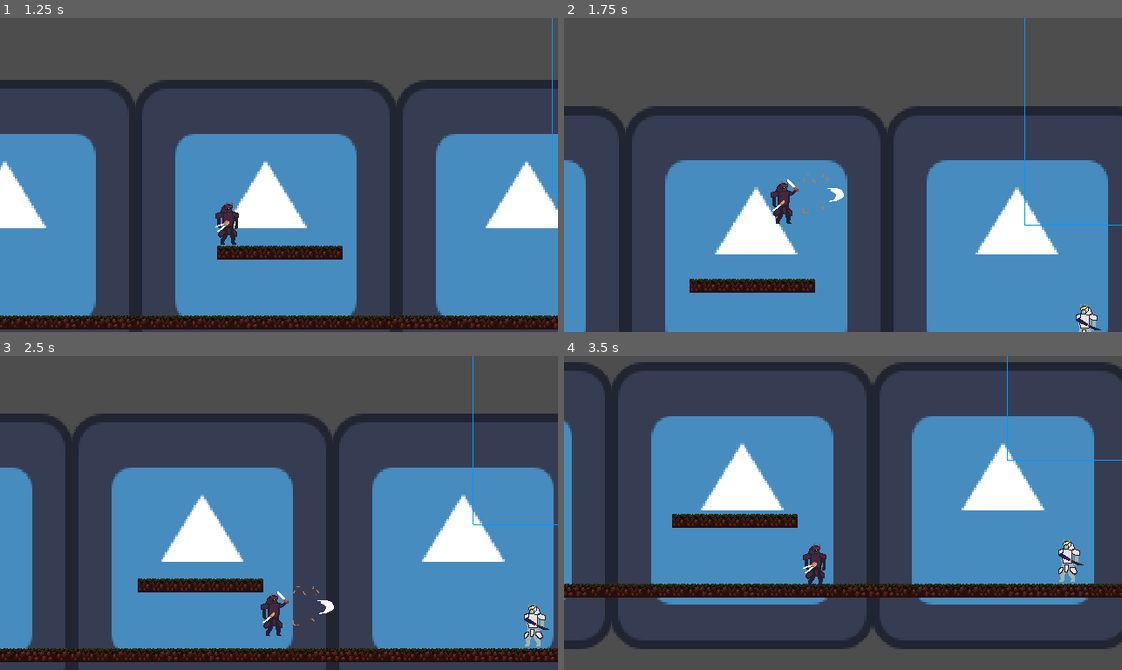
Above: before the commit, frames 1-4 (two rows, left to right).
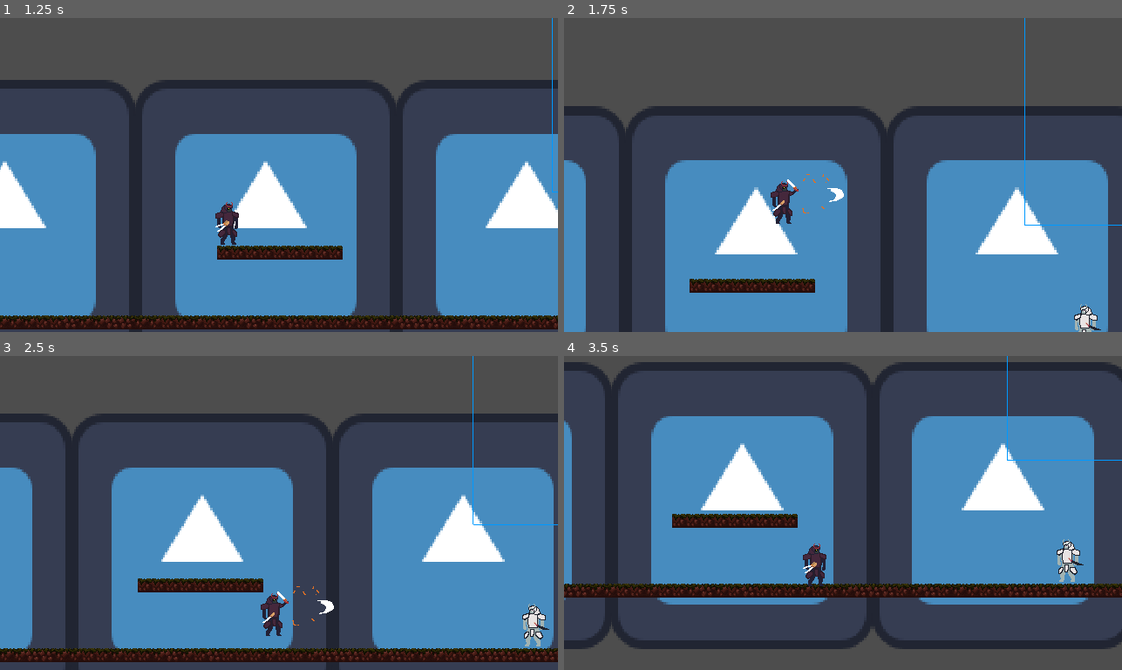
Above: after the commit, the same moments.

Repository: DEFSYDNEY/Yr12SEYearly
Game: Godot game, scene res://Levels/test_level.tscn
The game is run twice, just before and just after one commit, with the same random seed, the same clock (stepped at 60 frames per second) and the same inputs. The engine's default icon, where the game draws it, is replaced by a stand-in: a white triangle on a blue panel in a dark square.
Inputs (mouse positions are in pixels of both pictures, inside the frame that each line leads up to):
- Up to frame 1 (1.25 s): move the mouse to (401, 159) at 0.52 s; hold D (right) from 0.53 s (still down); click (401, 159) at 0.6 s; tap Space (jump) at 0.77 s
- Up to frame 2 (1.75 s): keep holding D (right); move the mouse to (731, 190) at 1.27 s; click (731, 190) at 1.35 s; tap Space (jump) at 1.52 s
- Up to frame 3 (2.5 s): move the mouse to (334, 443) at 2.02 s; release D (right) at 2.03 s; hold A (left) from 2.03 s (still down); click (334, 443) at 2.1 s
- Up to frame 4 (3.5 s): move the mouse to (815, 575) at 2.77 s; release A (left) at 2.78 s; hold D (right) from 2.78 s (still down); click (815, 575) at 2.85 s; tap Space (jump) at 3.02 s

Frame 1 is identical in both runs. In frame 2, less than 0.1% of the frame differs, in the area x 91-94%, y 91-100%; in frame 3, less than 0.1%; in frame 4, less than 0.1%.

Commit message:
Ai attack fix
Added the animation of attacking and made the attack only count if the frames matched the enemies attack. Also made it so if the player is still in the attack area he attacks again otherwise goes to chase or patrol

Diff:
--- a/Scenes/Characters/Enemy_white_raider.tscn
+++ b/Scenes/Characters/Enemy_white_raider.tscn
@@ -1,8 +1,41 @@
-[gd_scene load_steps=18 format=3 uid="uid://b71yncaw8ag18"]
+[gd_scene load_steps=27 format=3 uid="uid://b71yncaw8ag18"]
 
 [ext_resource type="Script" uid="uid://cdtlinjcepr7j" path="res://Scripts/Enemies/enemy_white_raider.gd" id="1_v5cc0"]
 [ext_resource type="Texture2D" uid="uid://cv5kb1qem70jj" path="res://Art/Enemy 1-pARRY.png" id="2_mqpak"]
 [ext_resource type="Texture2D" uid="uid://ckk10xe7vg2gl" path="res://Art/Enemy main.png" id="2_v5cc0"]
+[ext_resource type="Texture2D" uid="uid://ba1fxidnjk8ud" path="res://Art/Enemy 1-Attack.png" id="2_ymxu1"]
+
+[sub_resource type="AtlasTexture" id="AtlasTexture_ueocl"]
+atlas = ExtResource("2_ymxu1")
+region = Rect2(0, 0, 160, 80)
+
+[sub_resource type="AtlasTexture" id="AtlasTexture_lt6pq"]
+atlas = ExtResource("2_ymxu1")
+region = Rect2(160, 0, 160, 80)
+
+[sub_resource type="AtlasTexture" id="AtlasTexture_0enyw"]
+atlas = ExtResource("2_ymxu1")
+region = Rect2(320, 0, 160, 80)
+
+[sub_resource type="AtlasTexture" id="AtlasTexture_d5avo"]
+atlas = ExtResource("2_ymxu1")
+region = Rect2(480, 0, 160, 80)
+
+[sub_resource type="AtlasTexture" id="AtlasTexture_linoo"]
+atlas = ExtResource("2_ymxu1")
+region = Rect2(640, 0, 160, 80)
+
+[sub_resource type="AtlasTexture" id="AtlasTexture_xjtbi"]
+atlas = ExtResource("2_ymxu1")
+region = Rect2(800, 0, 160, 80)
+
+[sub_resource type="AtlasTexture" id="AtlasTexture_xmdaa"]
+atlas = ExtResource("2_ymxu1")
+region = Rect2(960, 0, 160, 80)
+
+[sub_resource type="AtlasTexture" id="AtlasTexture_h5cpu"]
+atlas = ExtResource("2_ymxu1")
+region = Rect2(1120, 0, 160, 80)
 
 [sub_resource type="AtlasTexture" id="AtlasTexture_ymxu1"]
 atlas = ExtResource("2_mqpak")
@@ -34,6 +67,35 @@
 
 [sub_resource type="SpriteFrames" id="SpriteFrames_cvnsp"]
 animations = [{
+"frames": [{
+"duration": 1.0,
+"texture": SubResource("AtlasTexture_ueocl")
+}, {
+"duration": 1.0,
+"texture": SubResource("AtlasTexture_lt6pq")
+}, {
+"duration": 1.0,
+"texture": SubResource("AtlasTexture_0enyw")
+}, {
+"duration": 1.0,
+"texture": SubResource("AtlasTexture_d5avo")
+}, {
+"duration": 1.0,
+"texture": SubResource("AtlasTexture_linoo")
+}, {
+"duration": 1.0,
+"texture": SubResource("AtlasTexture_xjtbi")
+}, {
+"duration": 1.0,
+"texture": SubResource("AtlasTexture_xmdaa")
+}, {
+"duration": 1.0,
+"texture": SubResource("AtlasTexture_h5cpu")
+}],
+"loop": false,
+"name": &"Attack",
+"speed": 10.0
+}, {
 "frames": [{
 "duration": 1.0,
 "texture": SubResource("AtlasTexture_ymxu1")
@@ -99,9 +161,7 @@
 [node name="Sprite" type="AnimatedSprite2D" parent="."]
 position = Vector2(0, 1)
 sprite_frames = SubResource("SpriteFrames_cvnsp")
-animation = &"Parry"
-frame = 6
-frame_progress = 1.0
+animation = &"Test"
 
 [node name="RayCast2D" type="RayCast2D" parent="Sprite"]
 position = Vector2(0, -17)
--- a/Scripts/Enemies/enemy_white_raider.gd
+++ b/Scripts/Enemies/enemy_white_raider.gd
@@ -51,6 +51,8 @@
 	left_bounds = self.position + Vector2(left_bound_range, 0)
 	right_bounds = self.position + Vector2(right_bound_range, 0)
 	player.connect("attack_started", Callable(self, "on_player_attack_started"))
+	sprite.connect("frame_changed", Callable(self, "_on_sprite_frame_changed"))
+	sprite.connect("animation_finished", Callable(self, "_on_sprite_animation_finished"))
 	if stationary == true:
 		current_state = states.Lookout
 
@@ -60,7 +62,6 @@
 	movement(delta)
 	change_direction()
 	look_for_player()
-
 
 
 func handle_gravity(delta):
@@ -173,10 +174,35 @@
 func attack(body):
 	attack_cooldown = true
 	#play animation
+	sprite.play("Attack")
 	#Check if it should chase or keep attacking
 	# check if colliding with sword hit box somewhere
-	body.take_damage(damage)
+
 	attack_timer.start()
+
+func _on_sprite_frame_changed():
+	if sprite.animation == "Attack" and not attack_cooldown:
+		# Check if on the damage frames
+		var frame = sprite.frame
+		if frame == 2 or frame == 3 or frame == 4:
+			print("Attackkkk")
+			# Check if player is still inside attack area
+			for body in attack_area.get_overlapping_bodies():
+				print("PLayerssss")
+				if body.is_in_group("Player"):
+					body.take_damage(damage)
+					attack_cooldown = true
+					attack_timer.start()
+					break
+
+func _on_sprite_animation_finished():
+	if sprite.animation == "Attack":
+		if ray_cast.is_colliding() and ray_cast.get_collider().is_in_group("Player"):
+			# player still in range, attack again
+			sprite.play("Attack")
+		else:
+			# go back to previous state
+			current_state = states.Chase if ray_cast.is_colliding() else states.Patrol
 # ----------------------------------------------------
 #                 PARRY SYSTEM
 # ----------------------------------------------------
Binary file added: Art/Enemy 1-Attack.png
Not shown, added: Art/Enemy 1-Attack.png.import
